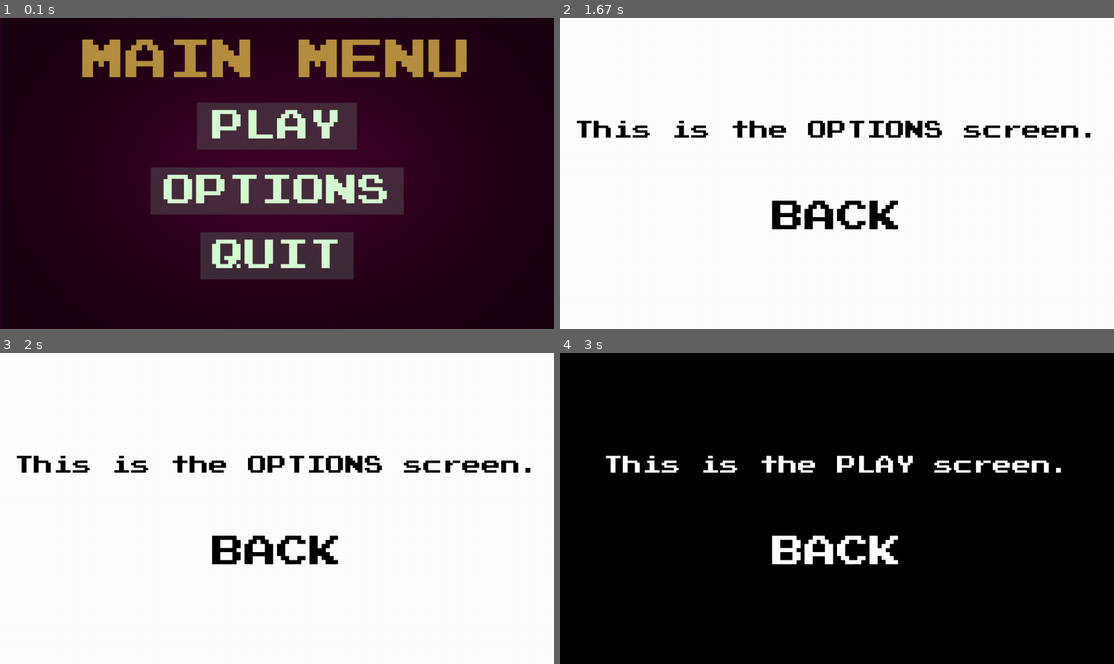
Above: before the commit, frames 1-4 (two rows, left to right).
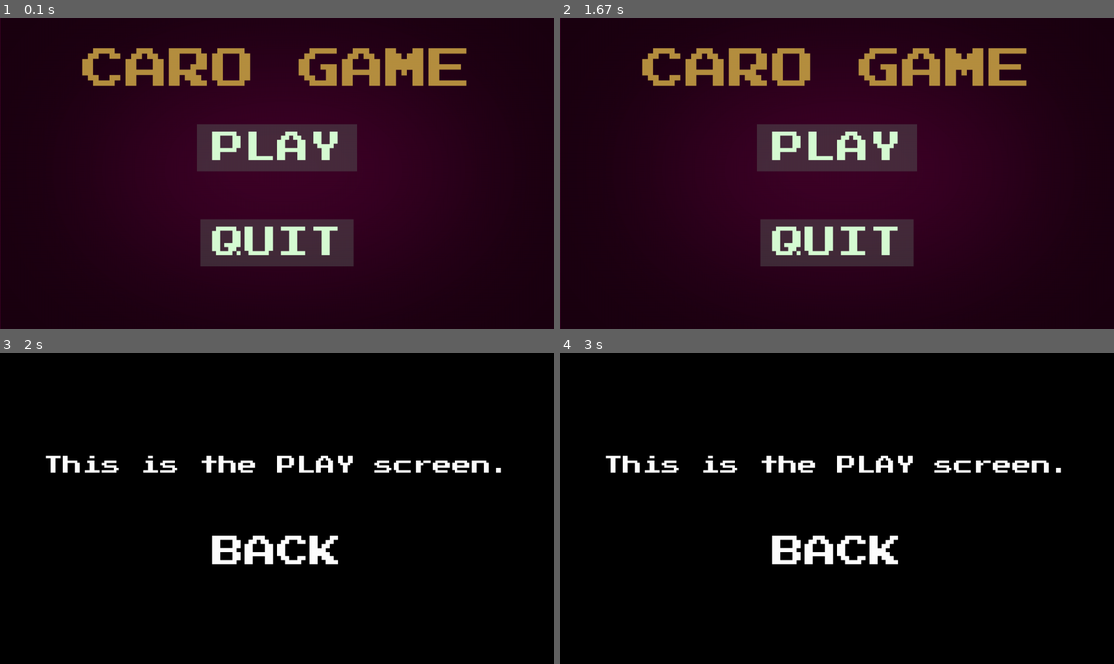
Above: after the commit, the same moments.

Repository: HuyHoang04/Caro-pygame
Game: pygame game, started from Frontend/menu/menu.py
The game is run twice, just before and just after one commit, with the same random seed, the same clock (stepped at 60 frames per second) and the same inputs.
Inputs (mouse positions are in pixels of both pictures, inside the frame that each line leads up to):
- Up to frame 1 (0.1 s): no input
- Up to frame 2 (1.67 s): click (837, 173) at 0.38 s
- Up to frame 3 (2 s): click (277, 483) at 1.72 s, where only the run after the commit has a clickable "PLAY"
- Up to frame 4 (3 s): click (842, 539) at 2.55 s; click "PLAY" at 2.88 s

The runs differ from the first frame. In frame 1, 19% of the frame differs, in the area x 14-85%, y 6-84%; in frame 2, 100%, in the area x 0-100%, y 0-100%; in frame 3, 98%; in frame 4, nothing differs.

Commit message:
Update Menu

Diff:
--- a/Frontend/menu/menu.py
+++ b/Frontend/menu/menu.py
@@ -37,7 +37,7 @@
 
         pygame.display.update()
 
-def options():
+
     while True:
         OPTIONS_MOUSE_POS = pygame.mouse.get_pos()
 
@@ -69,19 +69,18 @@
 
         MENU_MOUSE_POS = pygame.mouse.get_pos()
 
-        MENU_TEXT = get_font(100).render("MAIN MENU", True, "#b68f40")
-        MENU_RECT = MENU_TEXT.get_rect(center=(640, 100))
+        MENU_TEXT = get_font(100).render("CARO GAME", True, "#b68f40")
+        MENU_RECT = MENU_TEXT.get_rect(center=(640, 120))
 
-        PLAY_BUTTON = Button(image=pygame.image.load("assets/Play Rect.png"), pos=(640, 250),
+        PLAY_BUTTON = Button(image=pygame.image.load("assets/Play Rect.png"), pos=(640, 300),
                             text_input="PLAY", font=get_font(75), base_color="#d7fcd4", hovering_color="White")
-        OPTIONS_BUTTON = Button(image=pygame.image.load("assets/Options Rect.png"), pos=(640, 400),
-                            text_input="OPTIONS", font=get_font(75), base_color="#d7fcd4", hovering_color="White")
-        QUIT_BUTTON = Button(image=pygame.image.load("assets/Quit Rect.png"), pos=(640, 550),
+
+        QUIT_BUTTON = Button(image=pygame.image.load("assets/Quit Rect.png"), pos=(640, 520),
                             text_input="QUIT", font=get_font(75), base_color="#d7fcd4", hovering_color="White")
 
         SCREEN.blit(MENU_TEXT, MENU_RECT)
 
-        for button in [PLAY_BUTTON, OPTIONS_BUTTON, QUIT_BUTTON]:
+        for button in [PLAY_BUTTON, QUIT_BUTTON]:
             button.changeColor(MENU_MOUSE_POS)
             button.update(SCREEN)
 
@@ -92,8 +91,6 @@
             if event.type == pygame.MOUSEBUTTONDOWN:
                 if PLAY_BUTTON.checkForInput(MENU_MOUSE_POS):
                     play()
-                if OPTIONS_BUTTON.checkForInput(MENU_MOUSE_POS):
-                    options()
                 if QUIT_BUTTON.checkForInput(MENU_MOUSE_POS):
                     pygame.quit()
                     sys.exit()
